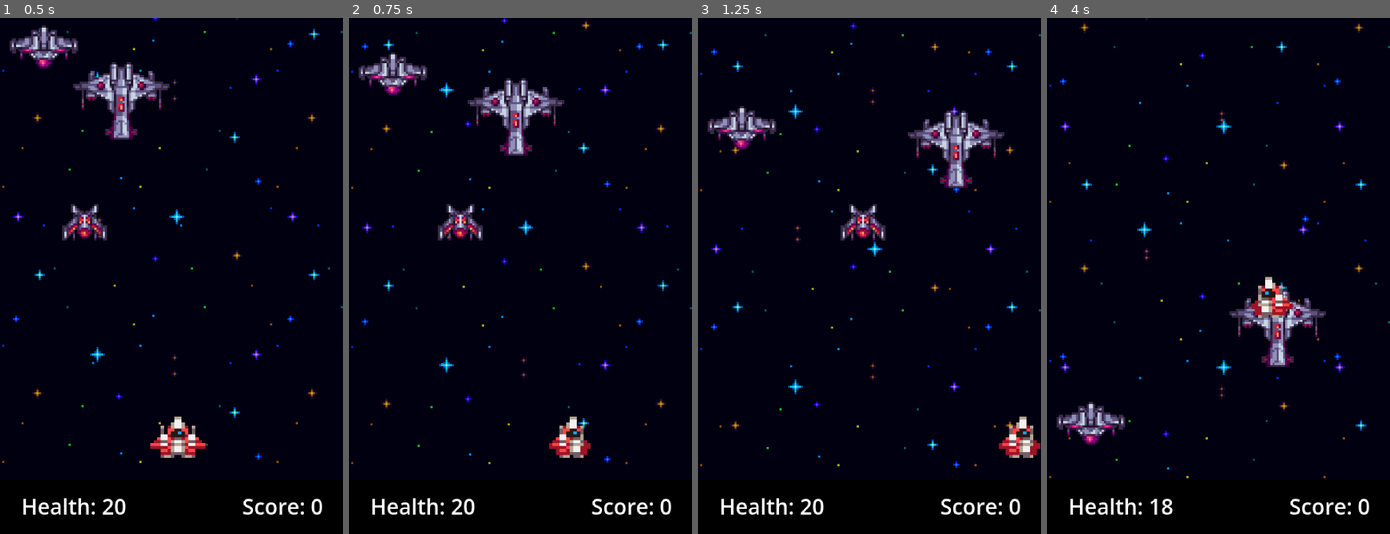
Above: before the commit, frames 1-4 (left to right).
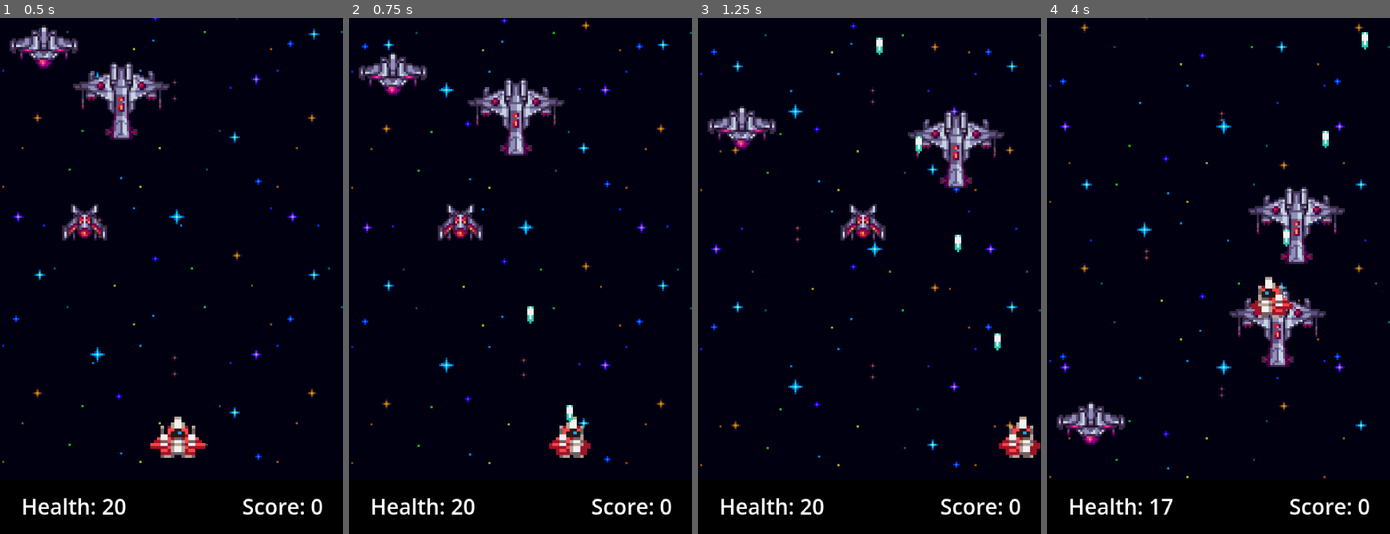
Above: after the commit, the same moments.

Repository: p4upi3/Game3_Shoot-EmUp
Game: Godot game, scene res://game.tscn
Same seed, same stepped clock (60 frames per second), same inputs: the game is played once before the commit and once after it.
Inputs:
- Up to frame 1 (0.5 s): no input
- Up to frame 2 (0.75 s): tap Enter (ui_accept) at 0.5 s; hold D (move_right) from 0.53 s (still down); hold Space (shoot, bound only after the commit) from 0.53 s (still down)
- Up to frame 3 (1.25 s): keep holding D (move_right); keep holding Space (shoot, bound only after the commit); tap Enter (ui_accept) at 0.77 s
- Up to frame 4 (4 s): release D (move_right) at 1.28 s; release Space (shoot, bound only after the commit) at 1.28 s; hold S (move_down) 1.28-2.03 s; tap Space (shoot, bound only after the commit) at 1.35, 2.85 s; tap Enter (ui_accept) at 1.52, 3.02, 3.77 s; hold D (move_right) 2.03-2.78 s; hold Space (shoot, bound only after the commit) 2.03-2.78 s; hold W (move_up) 2.78-3.53 s; hold A (move_left) from 3.53 s (still down); hold Space (shoot, bound only after the commit) from 3.53 s (still down)

Frame 1 is identical in both runs. In frame 2, 0.1% of the frame differs, in the area x 51-66%, y 55-79%; in frame 3, 0.2%; in frame 4, 2.1%, in the area x 33-98%, y 2-97%.

Commit message:
Implement player shots and enemy spawning

Diff:
--- a/game-3/enemy1.gd
+++ b/game-3/enemy1.gd
@@ -1,38 +1,102 @@
 extends CharacterBody2D
+
 @onready var animated_sprite_2d: AnimatedSprite2D = $AnimatedSprite2D
 
 var width = 0
 var direction = -1
 var bullet = preload("res://bullet.tscn")
 
+# Used only for enemies created by EnemySpawner.
+var edge_hits: int = 0
+var exiting: bool = false
+
+# A spawned enemy crosses the screen, bounces once,
+# crosses back, then exits.
+@export var max_edge_hits_before_exit: int = 2
+
+
 func _ready() -> void:
 	$Timer.start(0.5)
 	width = get_viewport_rect().size.x
 
+
 func get_animated_sprite_2d_size() -> Vector2:
-	return animated_sprite_2d.sprite_frames.get_frame_texture(animated_sprite_2d.animation, animated_sprite_2d.frame).get_size()
+	return animated_sprite_2d.sprite_frames.get_frame_texture(
+		animated_sprite_2d.animation,
+		animated_sprite_2d.frame
+	).get_size()
 
-func _physics_process(delta: float) -> void:
+
+func _physics_process(_delta: float) -> void:
 	var half_width = get_animated_sprite_2d_size().x / 3
+	var is_spawned_enemy = is_in_group("spawned_enemies")
 
+	if exiting:
+		velocity.x = direction * 85
+		move_and_slide()
+
+		if (
+			position.x < -half_width
+			or position.x > width + half_width
+		):
+			queue_free()
+
+		return
+
+	# Reached right edge while travelling right.
 	if position.x > width - half_width and direction == 1:
-		direction = -1
-		var tween = get_tree().create_tween()
-		tween.tween_property(self, "position:y", position.y + 150, 5.0)
 
+		if is_spawned_enemy:
+			edge_hits += 1
+
+			if edge_hits >= max_edge_hits_before_exit:
+				# Keep moving right until fully offscreen.
+				exiting = true
+			else:
+				direction = -1
+				move_down()
+		else:
+			direction = -1
+			move_down()
+
+	# Reached left edge while travelling left.
 	elif position.x < half_width and direction == -1:
-		direction = 1
-		var tween = get_tree().create_tween()
-		tween.tween_property(self, "position:y", position.y + 150, 5.0)
+
+		if is_spawned_enemy:
+			edge_hits += 1
+
+			if edge_hits >= max_edge_hits_before_exit:
+				# Do not reverse direction.
+				# Keep moving left until fully offscreen.
+				exiting = true
+			else:
+				direction = 1
+				move_down()
+		else:
+			direction = 1
+			move_down()
 
 	velocity.x = direction * 85
 	move_and_slide()
 
-func shoot():
+
+func move_down() -> void:
+	var tween = get_tree().create_tween()
+
+	tween.tween_property(
+		self,
+		"position:y",
+		position.y + 150,
+		5.0
+	)
+
+
+func shoot() -> void:
 	var inst = bullet.instantiate()
 	get_parent().add_child(inst)
 	inst.global_position = $bullet_pos.global_position
 
-func _on_timer_timeout():
+
+func _on_timer_timeout() -> void:
 	shoot()
 	$Timer.start(0.5)
--- /dev/null
+++ b/game-3/enemy_spawner.gd
@@ -0,0 +1,44 @@
+extends Node2D
+
+const ENEMY_SCENE = preload("res://enemy1.tscn")
+
+@export var spawn_interval: float = 3.0
+@export var offscreen_padding: float = 40.0
+@export var max_spawned_enemies: int = 4
+
+@onready var spawn_timer: Timer = $SpawnTimer
+
+
+func _ready() -> void:
+	spawn_timer.wait_time = spawn_interval
+	spawn_timer.timeout.connect(_on_spawn_timer_timeout)
+	spawn_timer.start()
+
+
+func _on_spawn_timer_timeout() -> void:
+	spawn_enemy()
+
+
+func spawn_enemy() -> void:
+	var existing_enemies = get_tree().get_nodes_in_group("spawned_enemies")
+
+	if existing_enemies.size() >= max_spawned_enemies:
+		return
+
+	var enemy = ENEMY_SCENE.instantiate()
+
+	get_tree().current_scene.add_child(enemy)
+
+	enemy.add_to_group("spawned_enemies")
+
+	var viewport_size = get_viewport_rect().size
+
+	var spawn_y = randf_range(
+		30.0,
+		viewport_size.y - 80.0
+	)
+
+	enemy.global_position = Vector2(
+		viewport_size.x + offscreen_padding,
+		spawn_y
+	)
--- a/game-3/game.tscn
+++ b/game-3/game.tscn
@@ -6,6 +6,7 @@
 [ext_resource type="PackedScene" uid="uid://bh20u5ntwgn1a" path="res://enemy_2.tscn" id="4_fc0e3"]
 [ext_resource type="PackedScene" uid="uid://dhqvihb5u82yn" path="res://enemy_3.tscn" id="5_7jktm"]
 [ext_resource type="PackedScene" uid="uid://oevs4fqgmvop" path="res://canvas_layer.tscn" id="6_ryrav"]
+[ext_resource type="Script" uid="uid://dk2pnfjr4lwmh" path="res://enemy_spawner.gd" id="7_eow3j"]
 
 [node name="Node2D" type="Node2D" unique_id=1774678014]
 
@@ -24,3 +25,8 @@
 position = Vector2(20, -11)
 
 [node name="CanvasLayer" parent="." unique_id=1582278850 instance=ExtResource("6_ryrav")]
+
+[node name="EnemySpawner" type="Node2D" parent="." unique_id=2121180773]
+script = ExtResource("7_eow3j")
+
+[node name="SpawnTimer" type="Timer" parent="EnemySpawner" unique_id=1903936492]
--- a/game-3/player.tscn
+++ b/game-3/player.tscn
@@ -2,6 +2,7 @@
 
 [ext_resource type="Script" uid="uid://bwitmvi2v4i4d" path="res://player.gd" id="1_onrkg"]
 [ext_resource type="Texture2D" uid="uid://ductw1013g16r" path="res://Mini Pixel Pack 3/Player ship/Player_ship (16 x 16).png" id="2_i3pqv"]
+[ext_resource type="Script" uid="uid://dbgiv4bkmw5kp" path="res://player_shooter.gd" id="3_i3pqv"]
 
 [sub_resource type="AtlasTexture" id="AtlasTexture_hqtel"]
 atlas = ExtResource("2_i3pqv")
@@ -75,3 +76,9 @@
 [node name="CollisionShape2D4" type="CollisionShape2D" parent="." unique_id=5887912]
 position = Vector2(1.25, -6)
 shape = SubResource("RectangleShape2D_u0ya7")
+
+[node name="ShotSpawn" type="Marker2D" parent="." unique_id=1696110203]
+position = Vector2(0, -12)
+
+[node name="PlayerShooter" type="Node" parent="." unique_id=365376375]
+script = ExtResource("3_i3pqv")
--- /dev/null
+++ b/game-3/player_bullet.gd
@@ -0,0 +1,12 @@
+extends Area2D
+
+@export var speed: float = 250.0
+@export var direction: Vector2 = Vector2.UP
+
+
+func _physics_process(delta: float) -> void:
+	global_position += direction.normalized() * speed * delta
+
+
+func _on_visible_on_screen_notifier_2d_screen_exited() -> void:
+	queue_free()
--- /dev/null
+++ b/game-3/player_bullet.tscn
@@ -0,0 +1,22 @@
+[gd_scene format=3 uid="uid://frmbsls75wta"]
+
+[ext_resource type="Texture2D" uid="uid://drv021t0uev4v" path="res://assets/laser_small.png" id="1_mbmgk"]
+[ext_resource type="Script" uid="uid://mrhjr3lrafy8" path="res://player_bullet.gd" id="1_oxuh6"]
+
+[sub_resource type="RectangleShape2D" id="RectangleShape2D_q2weg"]
+size = Vector2(3, 8)
+
+[node name="PlayerBullet" type="Area2D" unique_id=1051121463]
+collision_layer = 8
+collision_mask = 2
+script = ExtResource("1_oxuh6")
+
+[node name="Sprite2D" type="Sprite2D" parent="." unique_id=1805709510]
+texture = ExtResource("1_mbmgk")
+
+[node name="CollisionShape2D" type="CollisionShape2D" parent="." unique_id=110549013]
+shape = SubResource("RectangleShape2D_q2weg")
+
+[node name="VisibleOnScreenNotifier2D" type="VisibleOnScreenNotifier2D" parent="." unique_id=1711177141]
+
+[connection signal="screen_exited" from="VisibleOnScreenNotifier2D" to="." method="_on_visible_on_screen_notifier_2d_screen_exited"]
--- /dev/null
+++ b/game-3/player_shooter.gd
@@ -0,0 +1,26 @@
+extends Node
+
+const PLAYER_BULLET = preload("res://player_bullet.tscn")
+
+@export var fire_interval: float = 0.18
+
+var fire_cooldown: float = 0.0
+
+@onready var shot_spawn: Marker2D = $"../ShotSpawn"
+
+
+func _process(delta: float) -> void:
+	if fire_cooldown > 0.0:
+		fire_cooldown -= delta
+
+	if Input.is_action_pressed("shoot") and fire_cooldown <= 0.0:
+		shoot()
+		fire_cooldown = fire_interval
+
+
+func shoot() -> void:
+	var projectile = PLAYER_BULLET.instantiate()
+
+	get_tree().current_scene.add_child(projectile)
+
+	projectile.global_position = shot_spawn.global_position
--- a/game-3/project.godot
+++ b/game-3/project.godot
@@ -58,6 +58,11 @@
 "events": [Object(InputEventKey,"resource_local_to_scene":false,"resource_name":"","device":-1,"window_id":0,"alt_press …(192 unchanged characters)…
 ]
 }
+shoot={
+"deadzone": 0.2,
+"events": [Object(InputEventKey,"resource_local_to_scene":false,"resource_name":"","device":16,"window_id":0,"alt_pressed":false,"shift_pressed":false,"ctrl_pressed":false,"meta_pressed":false,"pressed":false,"keycode":0,"physical_keycode":32,"key_label":0,"unicode":0,"location":0,"echo":false,"script":null)
+]
+}
 
 [physics]
 
Not shown, added: game-3/enemy_spawner.gd.uid
Not shown, added: game-3/player_bullet.gd.uid
Not shown, added: game-3/player_shooter.gd.uid
